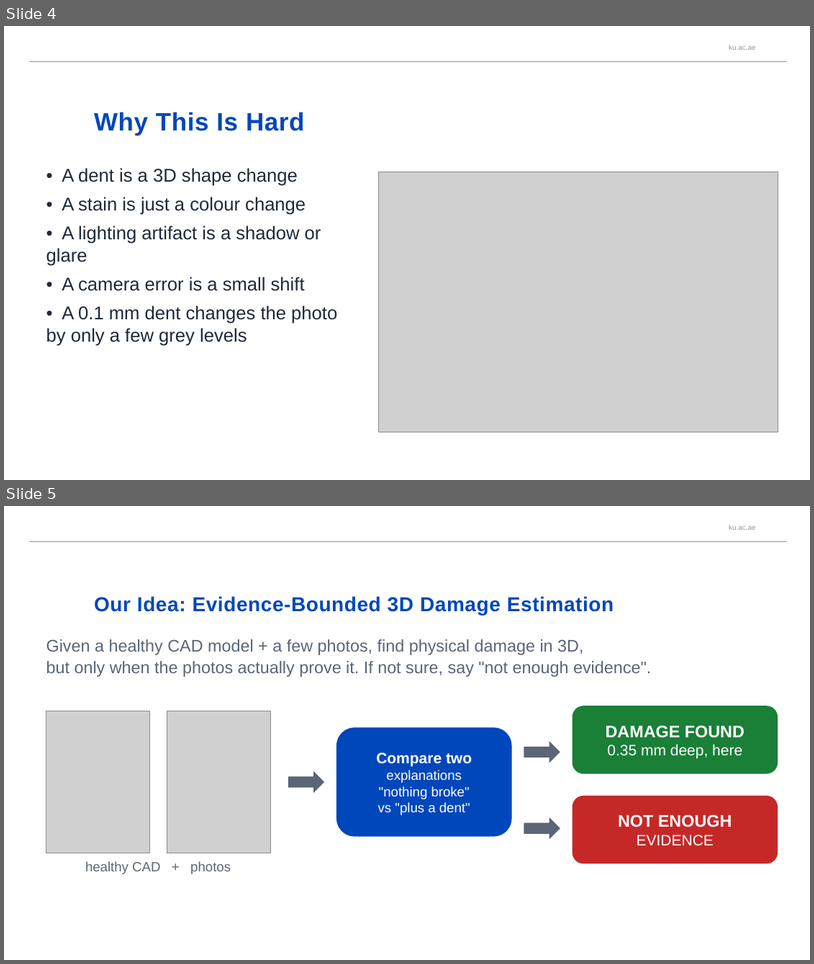
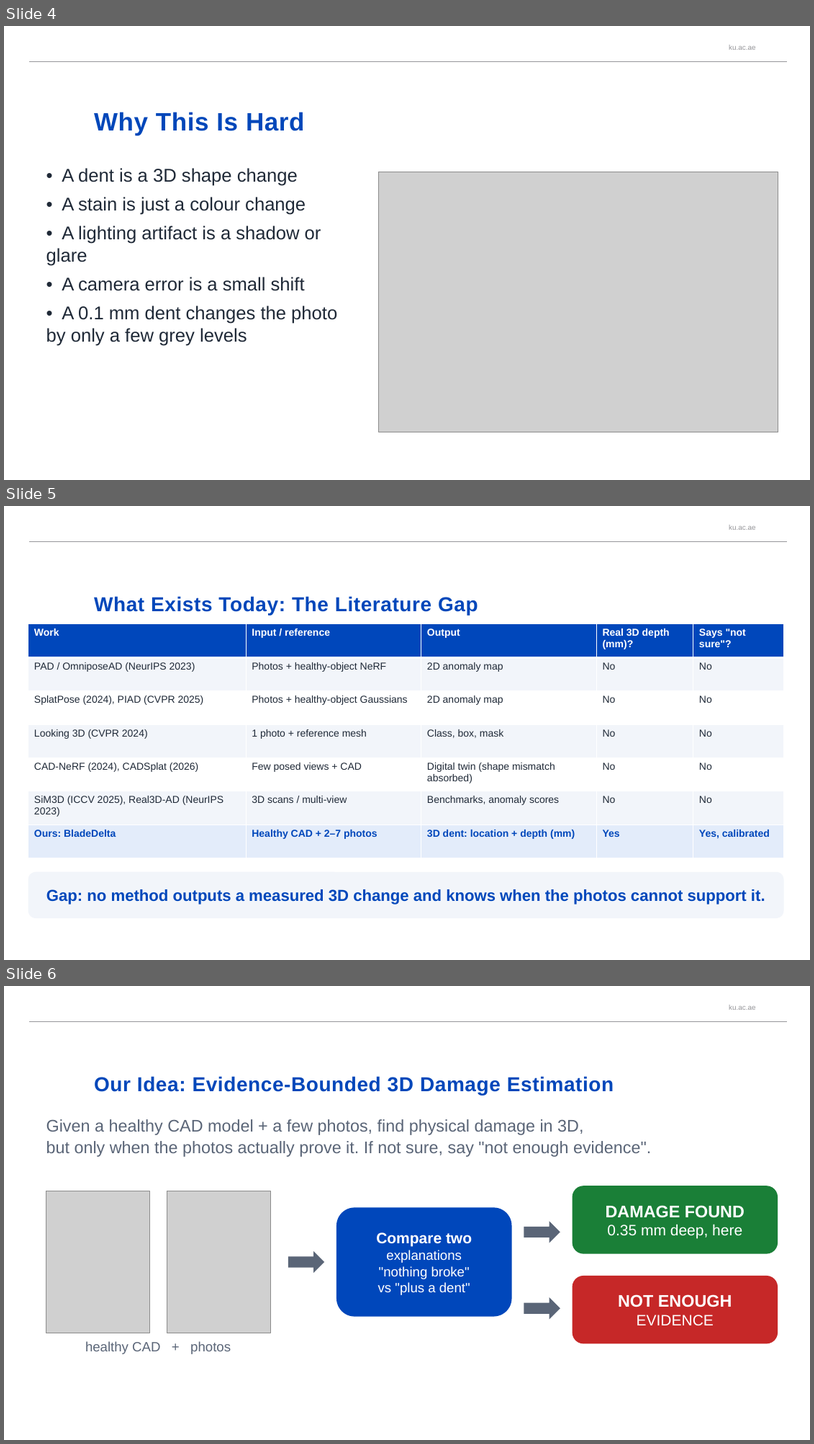
Before and after one commit to afeefaaazam03/3D-Jetblade, a slide deck: media/BladeDelta_presentation.pptx. Shown one above the other, each under a label of ours: slides 4 and 5 before the commit, slides 4, 5 and 6 after it. The pictures are 814x964 and 814x1444 pixels, drawn with LibreOffice and Linux fonts; fonts in the diff are those of the drawing; grey boxes stand for pictures; background and template pictures are left out. Boxes give left, top, right and bottom in pixels: in the first picture for what was removed or moved away, otherwise in the second. Text is boxed around its words. In the diff, an @@ line names an element or a change of style, - is before the commit and + after.

```diff
--- a/media/BladeDelta_presentation.pptx
+++ b/media/BladeDelta_presentation.pptx
@@ slide 5 added at [4, 506, 810, 960], background #FFFFFF; not listed: 2 template elements that a slide beside it also shows @@
@@ title added at [94, 596, 478, 615], 24 pt, text #0047BA, bold @@
+What Exists Today: The Literature Gap
@@ table added at [28, 624, 784, 858], 7 rows, 5 columns @@
+Work | Input / reference | Output | Real 3D depth (mm)? | Says "not sure"?
+PAD / OmniposeAD (NeurIPS 2023) | Photos + healthy-object NeRF | 2D anomaly map | No | No
+SplatPose (2024), PIAD (CVPR 2025) | Photos + healthy-object Gaussians | 2D anomaly map | No | No
+Looking 3D (CVPR 2024) | 1 photo + reference mesh | Class, box, mask | No | No
+CAD-NeRF (2024), CADSplat (2026) | Few posed views + CAD | Digital twin (shape mismatch absorbed) | No | No
+SiM3D (ICCV 2025), Real3D-AD (NeurIPS 2023) | 3D scans / multi-view | Benchmarks, anomaly scores | No | No
+Ours: BladeDelta | Healthy CAD + 2–7 photos | 3D dent: location + depth (mm) | Yes | Yes, calibrated
@@ rounded rectangle added at [28, 871, 784, 918], fill #F2F5FA, 19 pt, text #0047BB, bold @@
+Gap: no method outputs a measured 3D change and knows when the photos cannot support it.
@@ what was slide 5 is now slide 6 @@
```
Also in this commit, not shown: 2 slides changed, 4 other slides added, 1 slide removed.
